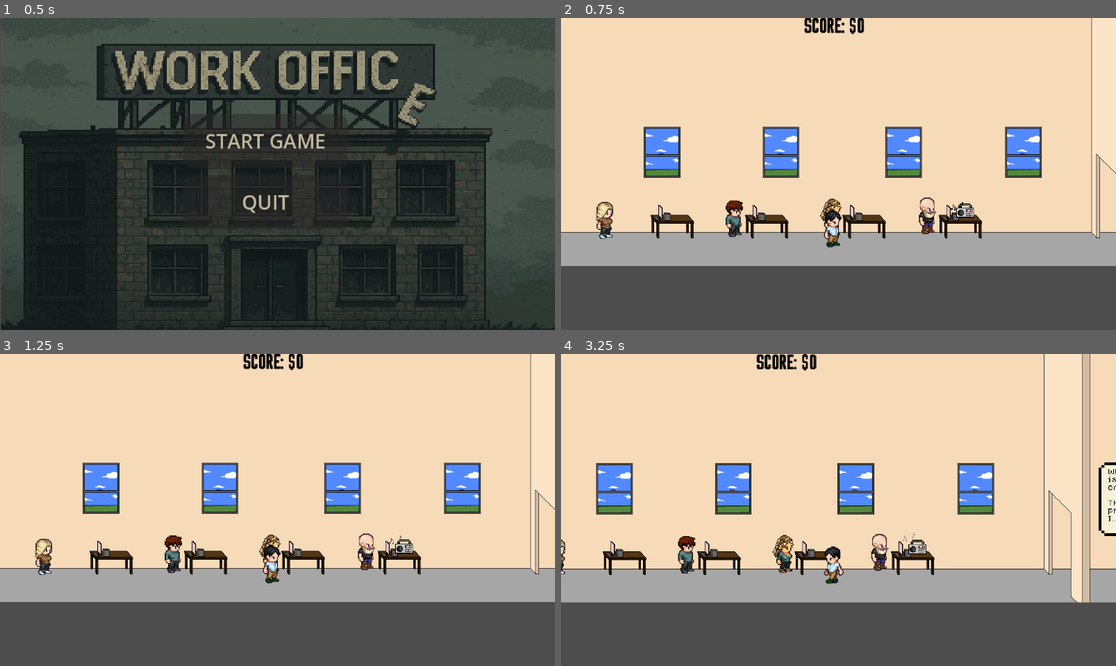
Above: before the commit, frames 1-4 (two rows, left to right).
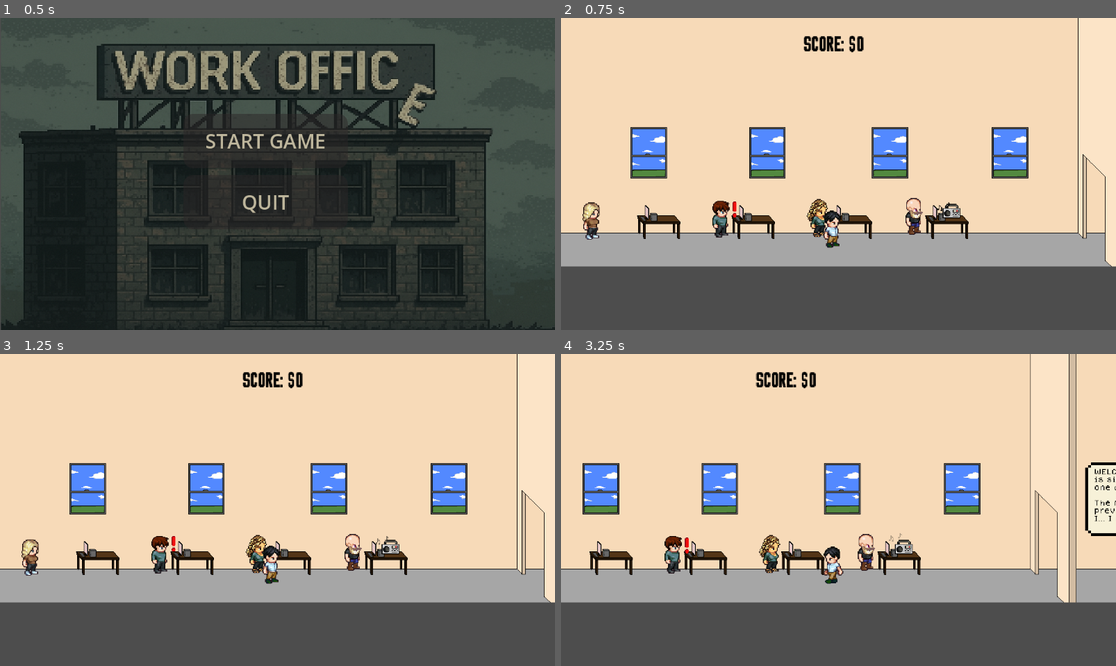
Above: after the commit, the same moments.

Repository: dmm04/Capstone-social-engineering-game-
Game: Godot game, scene res://Godot_Game_Files/main_menu.tscn
Same seed, same stepped clock (60 frames per second), same inputs: the game is played once before the commit and once after it. Sound files missing from this copy of the repository are replaced by a short silence.
Inputs (mouse positions are in pixels of both pictures, inside the frame that each line leads up to):
- Up to frame 1 (0.5 s): no input
- Up to frame 2 (0.75 s): click "START GAME" at 0.5 s
- Up to frame 3 (1.25 s): no input
- Up to frame 4 (3.25 s): tap Enter (ui_accept) at 1.25, 1.52 s; move the mouse to (960, 494) at 1.27 s; hold Right (ui_right) 1.28-2 s; tap E (interact) at 1.35, 2.85 s; click (960, 494) at 1.42 s; drag from (727, 525) to (1066, 556) at 2.02 s; move the mouse to (894, 441) at 2.77 s; hold Left (ui_left) from 2.78 s (still down)

Frame 1 is identical in both runs. In frame 2, 11% of the frame differs, in the area x 0-100%, y 0-80%; in frame 3, 11%; in frame 4, 12%.

Commit message:
trying to get stuff to work... 👎

Diff:
--- a/capstone/Godot_Game_Files/Assets/Buttons/!alert.gd
+++ b/capstone/Godot_Game_Files/Assets/Buttons/!alert.gd
@@ -1,6 +1,7 @@
 extends Area2D
 
 @onready var sprite = $AnimatedSprite2D
+var Global = preload("res://global.gd").new()
 
 var player_in_area = false
 
@@ -15,6 +16,7 @@
 	if player_in_area and Input.is_action_just_pressed("interact"):
 		open_puzzle_scene()
 
+
 func _on_body_entered(body):
 		player_in_area = true
 		$AlertLabel.visible = true
--- a/capstone/Godot_Game_Files/Assets/Buttons/alter_2.gd
+++ b/capstone/Godot_Game_Files/Assets/Buttons/alter_2.gd
@@ -4,7 +4,7 @@
 @onready var message_label = $AlertLabel
 
 var player_in_area2 := false
-
+var continue_chat = 0
 
 func _ready():
 	# Start the popup animation
@@ -18,6 +18,7 @@
 	# Only check for interact press if player is in the area
 	if player_in_area2 and Input.is_action_just_pressed("interact"):
 		continue_text()
+		continue_chat = 1
 
 
 func _on_body_entered(body):
@@ -31,11 +32,13 @@
 
 func continue_text():
 	$"../Label".text = "When you see a ! above your coworkers, you need to go check out thier computer and complete the cybersecurity task! Good luck! DONT DISAPOINT ME."
-	continuei()
-func continuei():
+	continue1()
+func continue1():
 	if player_in_area2 and Input.is_action_just_pressed("interact"):
-		$"../Label".visible = false
-		$".".visible = false
-		$"../Chatbubble".visible = false
-		$"../../Alert".set_process(true)
-		$"../../Alert".visible =true
+		continue_chat += 1
+		if continue_chat == 2:
+			$"../Label".visible = false
+			$".".visible = false
+			$"../Chatbubble".visible = false
+			$"../../Alert".set_process(true)
+			$"../../Alert".visible =true
--- a/capstone/Godot_Game_Files/Assets/phising_email.gd
+++ b/capstone/Godot_Game_Files/Assets/phising_email.gd
@@ -64,6 +64,7 @@
 	$Button_manager/Continue.visible = !$Button_manager/Continue.visible
 	print("Score is:", Global.score)
 	Global.score -= 100
+
 func _on_continue_pressed() -> void:
 	get_tree().change_scene_to_file("res://Godot_Game_Files/game.tscn")
 
--- a/capstone/Godot_Game_Files/Puzzles/emails/phising emails/phising_email.tscn
+++ b/capstone/Godot_Game_Files/Puzzles/emails/phising emails/phising_email.tscn
@@ -6,6 +6,7 @@
 [ext_resource type="Texture2D" uid="uid://caiomggrkdb7i" path="res://Godot_Game_Files/Puzzles/emails/ACCEPT.png" id="3_al83v"]
 [ext_resource type="Texture2D" uid="uid://dk8hikfnumyxy" path="res://Godot_Game_Files/Puzzles/emails/ACCEPT (5).png" id="3_kt3jf"]
 [ext_resource type="Texture2D" uid="uid://dwj5tjtjqiie5" path="res://Godot_Game_Files/Puzzles/emails/REJECT.png" id="4_0js8u"]
+[ext_resource type="FontFile" uid="uid://6erqq5mcai1s" path="res://Godot_Game_Files/Assets/Fonts/EtBt6001-JO47.ttf" id="4_wxe8j"]
 [ext_resource type="Texture2D" uid="uid://csc0ymb2lq5pt" path="res://Godot_Game_Files/Puzzles/emails/REJECT (2).png" id="5_afpqk"]
 [ext_resource type="Texture2D" uid="uid://e1wsxsgqrjb0" path="res://Godot_Game_Files/Puzzles/emails/HELP (1).png" id="6_amkrs"]
 [ext_resource type="Texture2D" uid="uid://bvn7muqmli1kk" path="res://Godot_Game_Files/Puzzles/emails/HELP.png" id="7_caett"]
@@ -28,29 +29,38 @@
 
 [node name="message" type="Label" parent="PhisingEmail"]
 z_index = 1
+anchors_preset = -1
+anchor_top = 0.008010767
 offset_left = -465.873
 offset_top = -227.773
 offset_right = 700.773
 offset_bottom = 199.367
 theme_override_colors/font_color = Color(0, 0, 0, 1)
-theme_override_font_sizes/font_size = 33
+theme_override_fonts/font = ExtResource("4_wxe8j")
+theme_override_font_sizes/font_size = 25
 text = "test"
+metadata/_edit_use_anchors_ = true
 
 [node name="email" type="Label" parent="PhisingEmail"]
 z_index = 1
+anchors_preset = -1
+anchor_top = 0.01068061
 offset_left = -465.873
 offset_top = -293.001
 offset_right = 705.127
 offset_bottom = -246.71
 theme_override_colors/font_color = Color(0, 0, 0, 1)
-theme_override_font_sizes/font_size = 32
+theme_override_fonts/font = ExtResource("4_wxe8j")
+theme_override_font_sizes/font_size = 27
 text = "test"
+metadata/_edit_use_anchors_ = true
 
 [node name="Button_manager" type="Control" parent="."]
 layout_mode = 3
 anchors_preset = 0
 offset_right = 40.0
 offset_bottom = 40.0
+metadata/_edit_use_anchors_ = true
 
 [node name="Accept" type="TextureButton" parent="Button_manager"]
 layout_mode = 0
@@ -60,6 +70,7 @@
 offset_bottom = 351.0
 texture_normal = ExtResource("3_al83v")
 texture_hover = ExtResource("3_kt3jf")
+metadata/_edit_use_anchors_ = true
 
 [node name="Reject" type="TextureButton" parent="Button_manager"]
 layout_mode = 1
@@ -72,6 +83,7 @@
 offset_bottom = 337.92
 texture_normal = ExtResource("4_0js8u")
 texture_hover = ExtResource("5_afpqk")
+metadata/_edit_use_anchors_ = true
 
 [node name="Help" type="TextureButton" parent="Button_manager"]
 layout_mode = 1
@@ -86,6 +98,7 @@
 offset_bottom = 295.48
 texture_normal = ExtResource("6_amkrs")
 texture_hover = ExtResource("7_caett")
+metadata/_edit_use_anchors_ = true
 
 [node name="Label" type="Label" parent="Button_manager/Help"]
 visible = false
--- a/capstone/Godot_Game_Files/game.tscn
+++ b/capstone/Godot_Game_Files/game.tscn
@@ -15,7 +15,7 @@
 [ext_resource type="Script" uid="uid://ntcob37ojm7b" path="res://Godot_Game_Files/score.gd" id="9_2npts"]
 [ext_resource type="PackedScene" uid="uid://dvcynifnfhk4c" path="res://Godot_Game_Files/Assets/Buttons/!alert.tscn" id="9_woipg"]
 [ext_resource type="FontFile" uid="uid://b34psro2563xl" path="res://Godot_Game_Files/Assets/Fonts/dogicapixel.otf" id="14_1jyk3"]
-[ext_resource type="Script" uid="uid://b14l2wwp0qdu3" path="res://Godot_Game_Files/Assets/Characters/Player.gd" id="14_eqekq"]
+[ext_resource type="Script" uid="uid://b14l2wwp0qdu3" path="res://Godot_Game_Files/Assets/Characters/player.gd" id="14_eqekq"]
 
 [sub_resource type="GDScript" id="GDScript_woipg"]
 script/source = "extends Node
@@ -29,6 +29,7 @@
 b = Vector2(-1, -510)
 
 [node name="Game" type="Node2D"]
+position = Vector2(17, 23)
 script = SubResource("GDScript_woipg")
 
 [node name="Event_Tree" type="Node" parent="."]
@@ -59,7 +60,6 @@
 texture = ExtResource("7_gy2er")
 
 [node name="Alert" parent="." instance=ExtResource("9_woipg")]
-visible = false
 position = Vector2(110, 372)
 monitorable = false
 
--- a/capstone/project.godot
+++ b/capstone/project.godot
@@ -12,7 +12,7 @@
 
 config/name="Capstone"
 run/main_scene="uid://blkrg8y6e0san"
-config/features=PackedStringArray("4.4", "GL Compatibility")
+config/features=PackedStringArray("4.5", "GL Compatibility")
 config/icon="res://icon.svg"
 
 [audio]
Not shown, changed: capstone/Godot_Game_Files/Assets/Buttons/AlertIcon.png.import
Not shown, changed: capstone/Godot_Game_Files/Assets/Buttons/accept button.png.import
Not shown, changed: capstone/Godot_Game_Files/Assets/Buttons/reject button.png.import
Not shown, changed: capstone/Godot_Game_Files/Assets/Characters/Worker-Emily.png.import
Not shown, changed: capstone/Godot_Game_Files/Assets/Characters/accept button.png.import
Not shown, changed: capstone/Godot_Game_Files/Assets/Characters/boss.png.import
Not shown, changed: capstone/Godot_Game_Files/Assets/Characters/char.png.import
Not shown, changed: capstone/Godot_Game_Files/Assets/Characters/character 1.png.import
Not shown, changed: capstone/Godot_Game_Files/Assets/Characters/character q.png.import
Not shown, changed: capstone/Godot_Game_Files/Assets/Characters/character(dylan).png.import
Not shown, changed: capstone/Godot_Game_Files/Assets/Characters/character2.png.import
Not shown, changed: capstone/Godot_Game_Files/Assets/Characters/character_sprite_trey.png.import
(and 28 more such lines)
